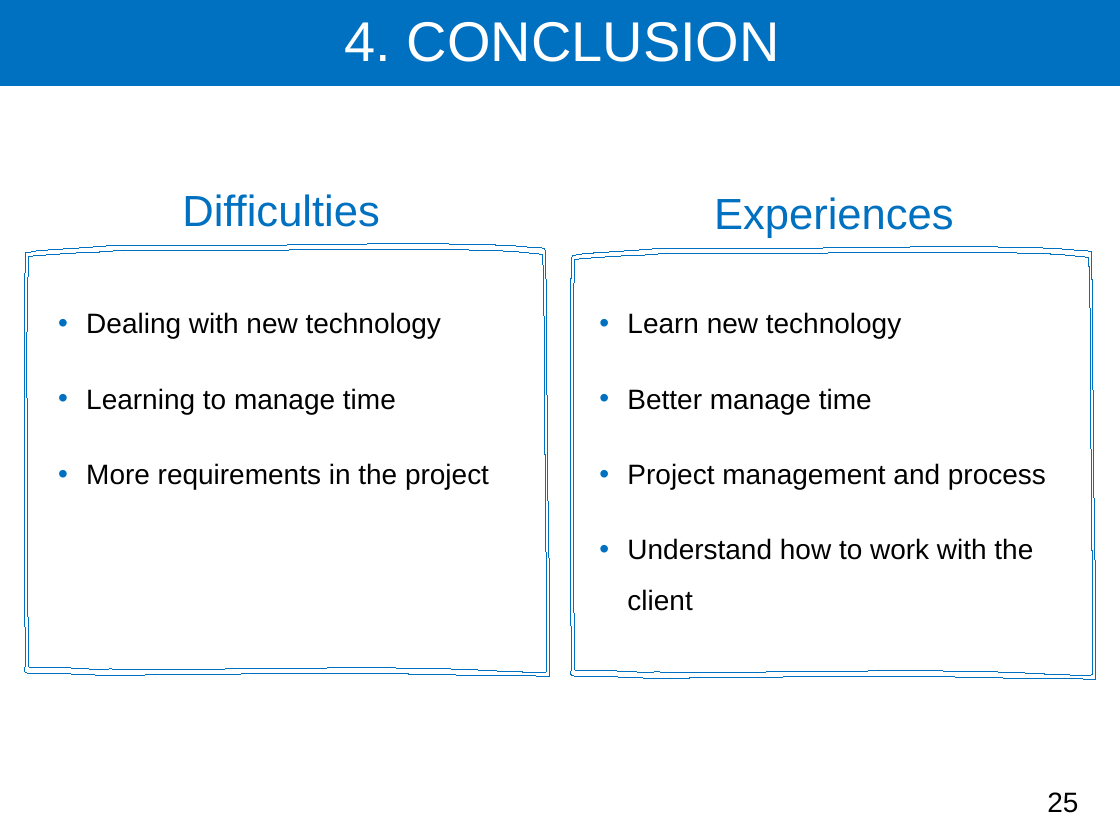
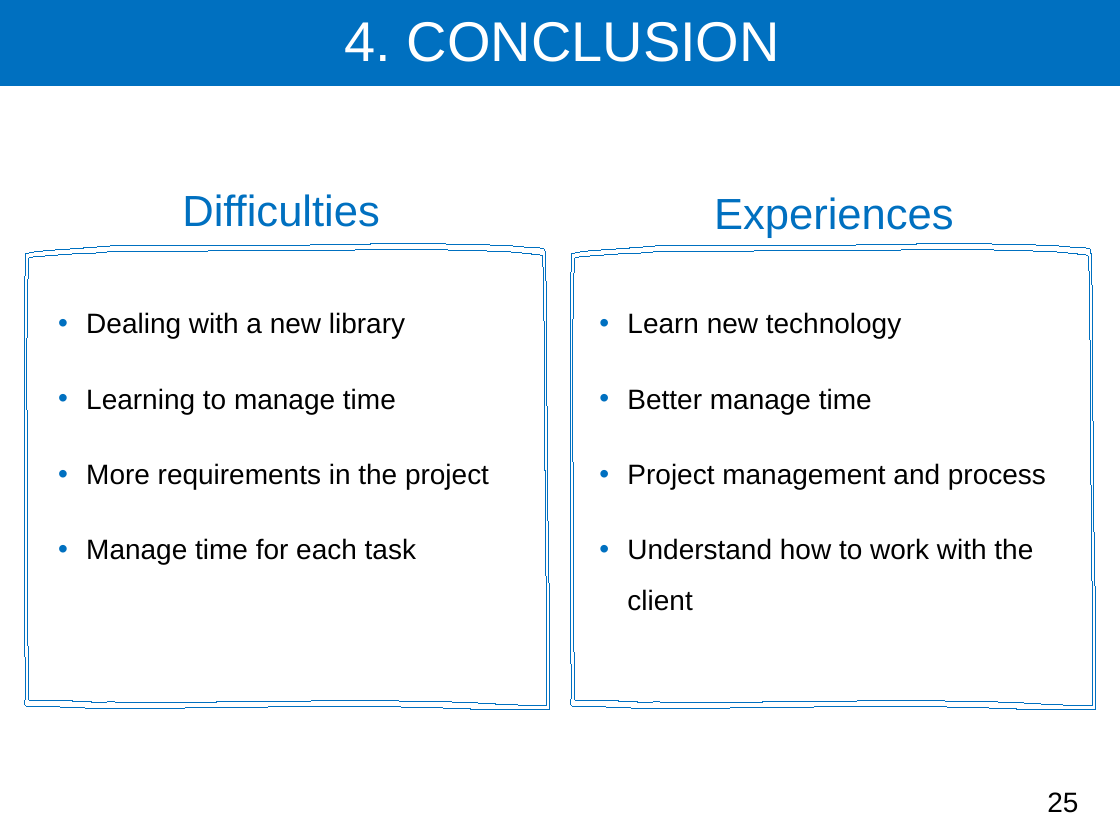
Before and after one commit to Ravit27-N/report-year-5, a slide deck: slide 25 of Slide year5/Hun Ravit slide present.pptx. Drawn at 1120x840 pixels with LibreOffice and Linux fonts; fonts in the diff are those of the drawing. Boxes give left, top, right and bottom in pixels: in the first picture for what was removed or moved away, otherwise in the second. Text is boxed around its words. In the diff, an @@ line names an element or a change of style, - is before the commit and + after.

```diff
--- a/Slide year5/Hun Ravit slide present.pptx
+++ b/Slide year5/Hun Ravit slide present.pptx
@@ freeform shape: place and size @@
-freeform shape at <box>24,243,550,676</box>
+freeform shape at <box>24,243,550,710</box>
@@ freeform shape: place and size @@
-freeform shape at <box>26,248,548,674</box>
+freeform shape at <box>26,248,548,707</box>
@@ freeform shape: place and size @@
-freeform shape at <box>570,246,1096,680</box>
+freeform shape at <box>570,243,1096,710</box>
@@ freeform shape: place and size @@
-freeform shape at <box>572,251,1094,678</box>
+freeform shape at <box>571,248,1093,707</box>
@@ text at <box>86,312,405,339</box>: text changed @@
-• Dealing with new technology
+• Dealing with a new library
@@ text at <box>86,538,416,564</box>: paragraph added @@
+• Manage time for each task
```
Also in this commit, not shown: 11 other slides changed.
